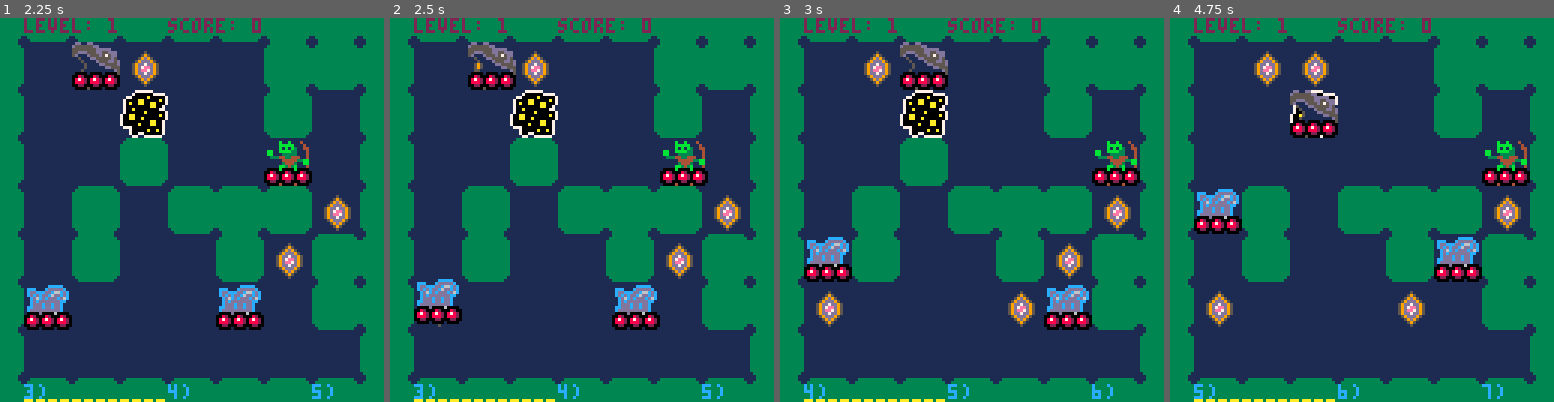
Above: before the commit, frames 1-4 (left to right).
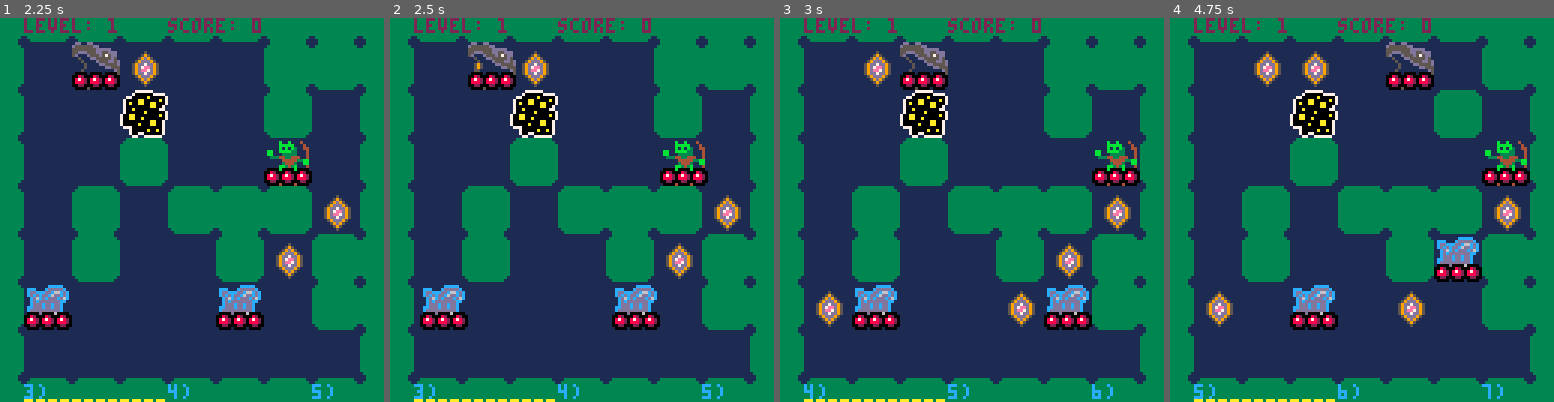
Above: after the commit, the same moments.

Repository: Ryan1729/broughlike-tutorial-ports
Game: PICO-8 cartridge pico8/broughlike-tutorial.p8
Same seed, same stepped clock (60 frames per second), same inputs: the game is played once before the commit and once after it.
Inputs:
- Up to frame 1 (2.25 s): tap X (X key) at 0.33, 1.07, 1.85 s; tap O (Z key) at 0.7, 1.7, 2.1 s; hold Right 1.6-2.1 s; hold Up from 2.15 s (still down)
- Up to frame 2 (2.5 s): release Up at 2.42 s; hold Right from 2.47 s (still down)
- Up to frame 3 (3 s): keep holding Right; tap O (Z key) at 2.5, 2.9 s; tap X (X key) at 2.97 s
- Up to frame 4 (4.75 s): release Right at 3.03 s; hold Left 3.08-3.58 s; tap O (Z key) every 0.4 s from 3.3 to 4.5 s; hold Down 3.63-3.97 s; hold Right 4.02-4.68 s; tap X (X key) at 4.08 s; hold Up from 4.73 s (still down)

Frame 1 is identical in both runs. In frame 2, 1.3% of the frame differs, in the area x 6-21%, y 67-82%; in frame 3, 2.4%; in frame 4, 7.6%, in the area x 6-82%, y 6-82%.

Commit message:
add bubble

Diff:
--- a/pico8/broughlike-tutorial.p8
+++ b/pico8/broughlike-tutorial.p8
@@ -984,6 +984,13 @@
     end,
     power = function()
         player.bonus_attack = 5
+    end,
+    bubble = function()
+        for i=#player.spells,2,-1 do
+            if(player.spells[i] == nil) then
+                player.spells[i] = player.spells[i-1]
+            end
+        end
     end
 }
 
